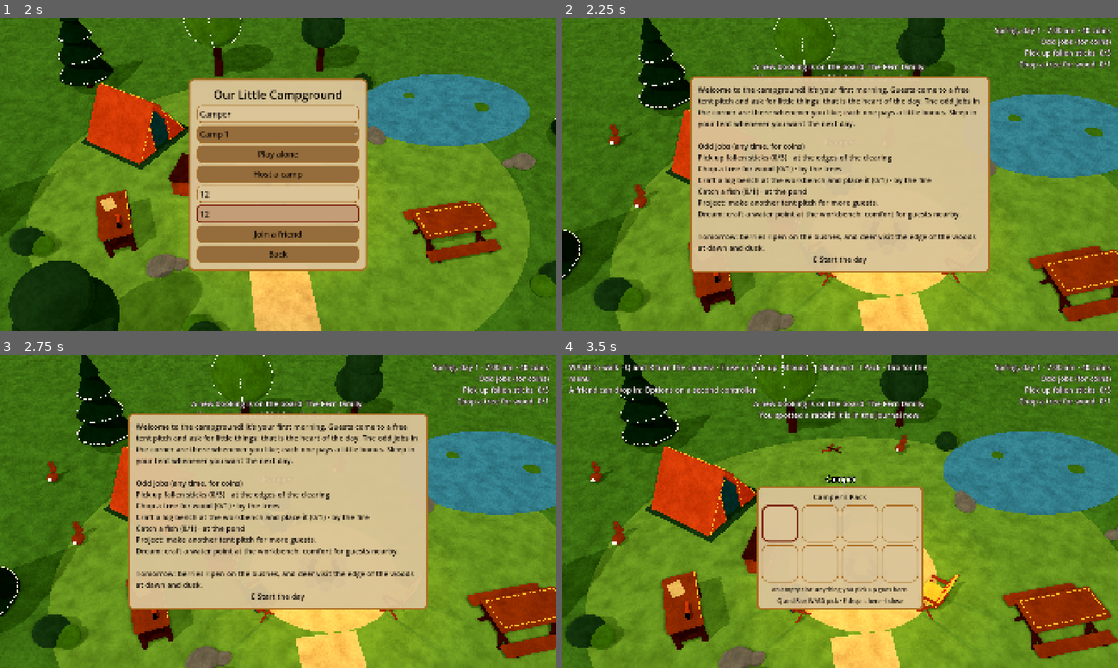
Above: before the commit, frames 1-4 (two rows, left to right).
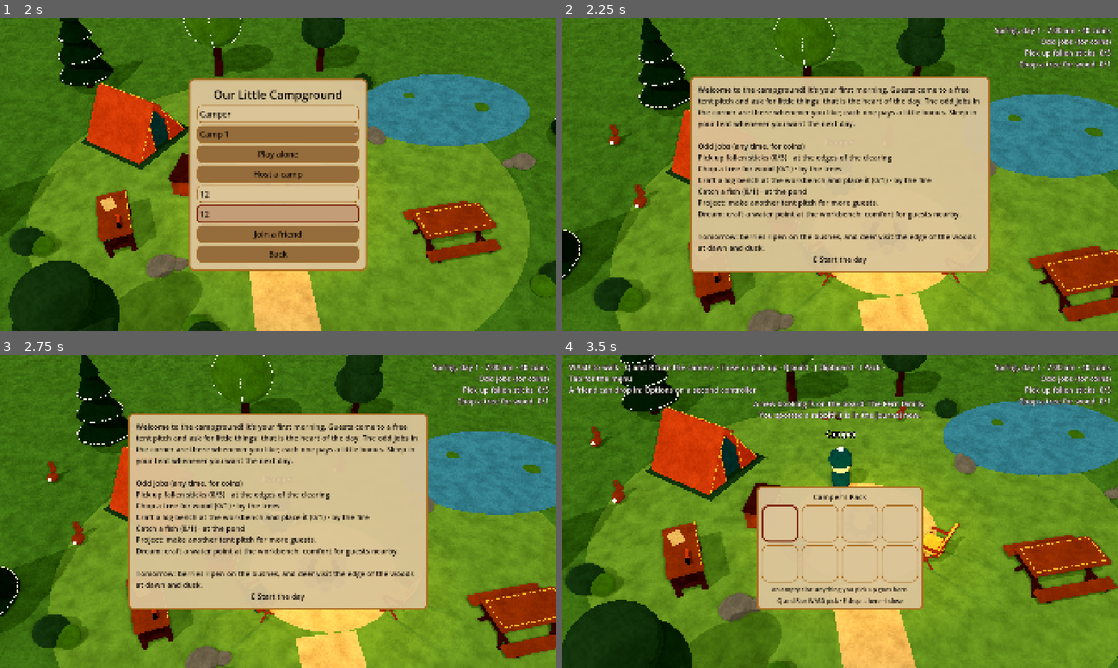
Above: after the commit, the same moments.

Repository: mckevito/Tiny-Game
Game: Godot game, scene res://scenes/camp.tscn
Same seed, same stepped clock (60 frames per second), same inputs: the game is played once before the commit and once after it.
Inputs (mouse positions are in pixels of both pictures, inside the frame that each line leads up to):
- Up to frame 1 (2 s): click "Start game" at 0.5 s; click (278, 193) at 1.27 s; type "12" at 1.35 s; click (278, 215) at 1.5 s; type "12" at 1.58 s
- Up to frame 2 (2.25 s): click "Play alone" at 2 s
- Up to frame 3 (2.75 s): no input
- Up to frame 4 (3.5 s): tap Enter at 2.75 s; move the mouse to (962, 495) at 2.77 s; hold D (move_right) from 2.78 s (still down); hold J (clipboard) from 2.78 s (still down); click (962, 495) at 2.92 s; tap I (pack) at 3.05 s

Frame 1 is identical in both runs. In frame 2, 0.5% of the frame differs, in the area x 34-66%, y 14-19%; in frame 3, 0.4%; in frame 4, 42%, in the area x 0-100%, y 0-100%.

Commit message:
Interface: Playtest fixes for round 1 (Tab closes the menu, panels never cover their camper)
Tab closes the in-camp menu before a focused button takes it, with a test that sends real
key presses. An open clipboard, workbench or Pack slides its player's picture so the camper
stays in view beside it. The F1 fps line moves to the bottom centre; the hint wraps only
between controls; toasts that come with the morning report wait until it is put away.

Co-Authored-By: Claude Opus 5.5 (1M context) <noreply@anthropic.com>

Diff:
--- a/data/tuning.json
+++ b/data/tuning.json
@@ -41,7 +41,11 @@
     "name_height_m": 1.75,
     "name_font_px": 48,
     "name_outline_px": 12,
-    "hand_pos": [0.41, 0.3, -0.04],
+    "hand_pos": [
+      0.41,
+      0.3,
+      -0.04
+    ],
     "tool_scale": 1.3
   },
   "couch": {
@@ -74,7 +78,10 @@
     "guests_max": 3,
     "flash_s": 0.35,
     "flash_alpha": 0.7,
-    "prompt_width_px": 640
+    "prompt_width_px": 640,
+    "keep_clear_px": 60,
+    "keep_clear_height_m": 0.6,
+    "keep_clear_rate": 6.0
   },
   "clipboard": {
     "_about": "The clipboard (scripts/camp/clipboard.gd): tabs in order (text: clipboard.tab.<name>), the panel width, font, gap from the screen edge and from the top, the margin, the edge and the thicker top edge (the clip), the felt swatches, and how often its text refreshes.",
--- a/scenes/camp.tscn
+++ b/scenes/camp.tscn
@@ -109,14 +109,18 @@
 
 [node name="Dev" type="Label" parent="Hud"]
 visible = false
-anchors_preset = 1
-anchor_left = 1.0
-anchor_right = 1.0
-offset_left = -720.0
-offset_top = 64.0
-offset_right = -24.0
-offset_bottom = 100.0
-horizontal_alignment = 2
+anchors_preset = 7
+anchor_left = 0.5
+anchor_top = 1.0
+anchor_right = 0.5
+anchor_bottom = 1.0
+offset_left = -300.0
+offset_top = -60.0
+offset_right = 300.0
+offset_bottom = -24.0
+grow_horizontal = 2
+grow_vertical = 0
+horizontal_alignment = 1
 theme_override_font_sizes/font_size = 24
 theme_override_colors/font_outline_color = Color(0.17, 0.13, 0.1, 1)
 theme_override_constants/outline_size = 8
--- a/scripts/camp/camp.gd
+++ b/scripts/camp/camp.gd
@@ -73,6 +73,8 @@
 ## Round 4: each local player's corner dock, open Pack panels ({panel, pick}), tool in hand (an index into
 ## data/items.json tools.order) and picked build piece.
 var _docks := {}
+## Toasts that came while the morning report was up, shown once it is put away.
+var _held_toasts: Array[String] = []
 var _packs := {}
 var _tools := {}
 var _kinds := {}
@@ -284,6 +286,7 @@
 	for who: String in _busy.keys():
 		_end_busy(who)
 	report.visible = false
+	_held_toasts.clear()
 	for id: String in _building.keys():
 		toggle_build(id)
 	for who: String in _boards.keys():
@@ -429,6 +432,11 @@
 
 
 func _process(delta: float) -> void:
+	if not report.visible and not _held_toasts.is_empty():
+		var held := _held_toasts.duplicate()
+		_held_toasts.clear()
+		for text: String in held:
+			_toast(text)
 	_toast_left -= delta
 	if _toast_left <= 0.0:
 		$Hud/Toast.text = ""
@@ -459,6 +467,7 @@
 	_update_clock()
 	_update_hint()
 	_show_hud()
+	_keep_in_view(delta)
 	if $Hud/Dev.visible:
 		_dev_clock -= delta
 		if _dev_clock <= 0.0:
@@ -523,6 +532,10 @@
 ## A short line at the top of the screen. Lines that come close together stack, newest last (data/tuning.json
 ## hud.toast_lines at most).
 func _toast(text: String) -> void:
+	# A toast under the morning report would never be read: it waits until the report is put away.
+	if report.visible:
+		_held_toasts.append(text)
+		return
 	text = Prompts.fill(text, _pad)
 	if _toast_left > 0.0 and $Hud/Toast.text != "" and $Hud/Toast.text != text:
 		var lines: PackedStringArray = (str($Hud/Toast.text) + "\n" + text).split("\n")
@@ -533,7 +546,11 @@
 
 
 func _update_hint() -> void:
-	var text := Prompts.fill(Tuning.text("prompt.controls"), _pad) if state else ""
+	# Spaces inside each control are non-breaking, so the line only wraps between controls ("Tab for the menu").
+	var parts: PackedStringArray = []
+	for part in (Prompts.fill(Tuning.text("prompt.controls"), _pad) if state else "").split(" · "):
+		parts.append(part.replace(" ", "\u00a0"))
+	var text := " · ".join(parts)
 	if can_drop_in() == "":
 		text += "\n" + Prompts.fill(Tuning.text("prompt.drop_in"), true)
 	$Hud/Hint.text = text
@@ -555,6 +572,11 @@
 ## Sees every controller event before the menus do: a controller player one has not used drops in with the menu
 ## button; any other controller that player one touches becomes theirs.
 func _input(event: InputEvent) -> void:
+	# The menu button closes the in-camp menu before its focused button sees it (Godot's focus moves on Tab).
+	if state != null and menu.visible and menu.page() == "pause" and event.is_action_pressed("menu"):
+		_close_menu()
+		get_viewport().set_input_as_handled()
+		return
 	if not (event is InputEventJoypadButton or event is InputEventJoypadMotion) or event.device == couch_pad:
 		return
 	if event.is_action_pressed("menu") and not _p1_pads.has(event.device) and state != null and not menu.visible:
@@ -1932,6 +1954,46 @@
 	panel.fit(top, get_viewport().get_visible_rect().size.y - gap)
 
 
+## A player's open panel: their Pack, workbench or clipboard, or null.
+func _panel_of(who: String) -> Control:
+	if _packs.has(who):
+		return _packs[who]["panel"]
+	if _bench.has(who):
+		return _bench[who]["panel"]
+	return _boards.get(who)
+
+
+## Keeps each player on this PC in view beside their open panel: when the panel would cover their camper, the camera
+## drawing them slides the picture (sideways toward the middle of the screen, or up, whichever is less) until the
+## camper stands hud.keep_clear_px clear of it, easing at hud.keep_clear_rate (data/tuning.json).
+func _keep_in_view(delta: float) -> void:
+	var view := get_viewport().get_visible_rect()
+	var margin := Tuning.num("tuning", "hud.keep_clear_px", 60.0)
+	var cams: Array[PlayCamera] = [camera, couch.second_camera()]
+	var want: Array[Vector2] = [Vector2.ZERO, Vector2.ZERO]
+	var depth: Array[float] = [camera.distance, camera.distance]
+	for who in local_ids() if state != null else ([] as Array[String]):
+		var panel := _panel_of(who)
+		if panel == null or not panel.is_visible_in_tree() or not campers.has(who):
+			continue
+		var i := 1 if couch.split and who == couch_id else 0
+		var cam := cams[i]
+		var body: Vector3 = campers[who].global_position + Vector3.UP * Tuning.num("tuning", "hud.keep_clear_height_m", 0.6)
+		if cam.is_position_behind(body):
+			continue
+		var at := cam.unproject_position(body) * (view.size.y / cam.get_viewport().get_visible_rect().size.y) - cam.shift_px
+		var r := panel.get_global_rect().grow(margin)
+		if not r.has_point(at):
+			continue
+		var side := r.end.x - at.x if r.get_center().x < view.get_center().x else r.position.x - at.x
+		var up := r.position.y - at.y
+		want[i] = Vector2(side, 0.0) if absf(side) < absf(up) else Vector2(0.0, up)
+		depth[i] = (body - cam.global_position).dot(-cam.global_basis.z)
+	var ease := 1.0 - exp(-Tuning.num("tuning", "hud.keep_clear_rate", 6.0) * delta)
+	for i in cams.size():
+		cams[i].slide(cams[i].shift_px.lerp(want[i], ease), depth[i], view.size.y)
+
+
 ## True while the couch player's clipboard or workbench is open on the right, under the clock: the clock then shows
 ## only its own line (the wishes and odd jobs are on the clipboard's Today page).
 func _right_panel_open() -> bool:
--- a/scripts/camp/play_camera.gd
+++ b/scripts/camp/play_camera.gd
@@ -14,6 +14,8 @@
 var extra_distance := 0.0
 ## The camera whose turn and zoom this one copies (the couch view's second camera), or null.
 var leader: PlayCamera
+## How far the picture slides, in HUD pixels, so its player stands clear of an open panel (Camp._keep_in_view).
+var shift_px := Vector2.ZERO
 var _focus := Vector3.ZERO
 var _faders: Array[MeshInstance3D] = []
 var _fade: Dictionary = {}
@@ -71,6 +73,15 @@
 	_update_fades(delta)
 
 
+## Slides the picture by `px` HUD pixels (y down) for a point `depth` metres in front, on a HUD `view_h` pixels tall,
+## with the lens offsets, so the camera's place and turn stay as they are.
+func slide(px: Vector2, depth: float, view_h: float) -> void:
+	shift_px = px
+	var per_px := 2.0 * depth * tan(deg_to_rad(fov) * 0.5) / maxf(view_h, 1.0)
+	h_offset = -px.x * per_px
+	v_offset = px.y * per_px
+
+
 ## Puts the camera at its pitch, yaw and distance from the focus point.
 func _place() -> void:
 	var pitch := deg_to_rad(_num("pitch_deg", 42.0))
--- a/tests/test_hud.gd
+++ b/tests/test_hud.gd
@@ -93,13 +93,15 @@
 		camp.toggle_build(who)
 	for i in 4:
 		camp._toast(Tuning.text("toast.crafted") % ["Hana", Tuning.text("build.lantern_post")])
+	# The F1 fps line too (playtest: it sat over the clock).
+	camp.get_node("Hud/Dev").visible = true
 	return camp
 
 
 ## Every visible HUD piece of the couch camp, with what belongs to whom: [[piece, owner id or ""], ...].
 func _pieces(camp: Node) -> Array:
 	var out: Array = []
-	for path in ["Hud/Clock", "Hud/Hint", "Hud/Toast", "Hud/Prompt"]:
+	for path in ["Hud/Clock", "Hud/Hint", "Hud/Toast", "Hud/Prompt", "Hud/Dev"]:
 		out.append([camp.get_node(path), ""])
 	for who: String in camp._docks:
 		out.append([camp._docks[who], who])
@@ -153,6 +155,25 @@
 	return "" if why == "" else what + ": " + why
 
 
+## Playtest: an open panel covered its own player's camper. "" when each player with an open panel stands clear of it
+## once their view has slid (a long step lets the easing finish).
+func _campers_clear(camp: Node, what: String) -> String:
+	camp._keep_in_view(10.0)
+	camp._keep_in_view(10.0)
+	var view: Rect2 = camp.get_viewport().get_visible_rect()
+	for who: String in camp.local_ids():
+		var panel: Control = camp._panel_of(who)
+		if panel == null or not panel.is_visible_in_tree():
+			continue
+		var cam: PlayCamera = camp.couch.second_camera() if camp.couch.split and who == camp.couch_id else camp.camera
+		var body: Vector3 = camp.campers[who].global_position + Vector3.UP * Tuning.num("tuning", "hud.keep_clear_height_m")
+		var at := cam.unproject_position(body) * (view.size.y / cam.get_viewport().get_visible_rect().size.y)
+		if panel.get_global_rect().has_point(at) or not view.has_point(at):
+			return "%s: %s's camper at %s should be in view and clear of their %s %s" % [what, who, at, panel.name,
+					panel.get_global_rect()]
+	return ""
+
+
 func test_couch_split_screen_hud_never_overlaps() -> String:
 	var was := _tree().root.size
 	var camp := _full_couch()
@@ -168,6 +189,8 @@
 		camp.toggle_clipboard(p1)
 		camp.toggle_clipboard(p2)
 		why = await _couch_fits(camp, "two clipboards")
+	if why == "":
+		why = _campers_clear(camp, "two clipboards")
 	for tab in Clipboard.tabs().size() if why == "" else 0:
 		camp._boards[p1].flip(1)
 		camp._boards[p2].flip(1)
@@ -179,6 +202,8 @@
 		camp.open_pack(p1)
 		camp.open_pack(p2)
 		why = await _couch_fits(camp, "two Packs")
+	if why == "":
+		why = _campers_clear(camp, "two Packs")
 	if why == "":
 		camp.close_pack(p2)
 		camp.toggle_clipboard(p2)
@@ -205,7 +230,7 @@
 		camp._refresh_boards()
 		for tab in Clipboard.tabs().size():
 			why = await _couch_fits(camp, "two clipboards at the biggest interface size on tab " + camp._boards[p1].tab_name(),
-					[["Toast", "Clipboard"], ["Prompt", "Clipboard"], ["Toast", "Prompt"]])
+					[["Toast", "Clipboard"], ["Prompt", "Clipboard"], ["Toast", "Prompt"], ["Dev", "Clipboard"]])
 			if why != "":
 				break
 			camp._boards[p1].flip(1)
@@ -240,9 +265,63 @@
 	if why == "":
 		camp.state.pack.add("p_host", "sapling", 2)
 		camp.open_pack("p_host")
+		await _frames(2)
+		why = _campers_clear(camp, "the Pack alone")
 		var tag: String = camp._packs["p_host"]["panel"].tag_text()
 		if not (tag.to_lower().contains(Tuning.text("items.sapling")) and tag.contains(Tuning.text("pack.about.plant"))):
 			why = "the Pack's name tag should name the picked sapling and say what it is for, got " + tag
 		camp.close_pack("p_host")
 	await _done()
 	return why
+
+
+## Playtest: Tab opened the in-camp menu, but once a menu button had focus Godot's focus keys took the next Tab and the
+## menu stayed open. Real key presses through the viewport (the GUI sees them first), not a direct call.
+func test_the_menu_key_closes_the_menu_it_opened() -> String:
+	_fresh()
+	var camp := _camp("TabSide", "p_host", "Hana")
+	camp.start_solo(1)
+	await _frames(2)
+	var why := ""
+	for want: bool in [true, false, true, false]:
+		for pressed: bool in [true, false]:
+			var ev := InputEventKey.new()
+			ev.keycode = KEY_TAB
+			ev.physical_keycode = KEY_TAB
+			ev.pressed = pressed
+			Input.parse_input_event(ev)
+			await _frames(2)
+		if camp.menu.visible != want:
+			why = "Tab should %s the menu" % ("open" if want else "close")
+			break
+		if want and camp.get_viewport().gui_get_focus_owner() == null:
+			why = "the open menu should have a button in focus (that is what took Tab)"
+			break
+	await _done()
+	return why
+
+
+## Playtest: the hint wrapped inside a control ("Tab for the / menu"), and a toast that came with the morning report
+## drew under it and was never read.
+func test_the_hint_wraps_between_controls_and_toasts_wait_for_the_report() -> String:
+	_fresh()
+	var camp := _camp("WrapSide", "p_host", "Hana")
+	camp.start_solo(1)
+	await _frames(2)
+	var why := ""
+	var hint: String = camp.get_node("Hud/Hint").text.get_slice("\n", 0)
+	for part in hint.split(" · "):
+		if part.contains(" "):
+			why = "the hint should only break between controls, but %s can break inside" % part
+	if why == "":
+		camp._welcome_report()
+		camp._toast(Tuning.text("toast.dropped_in") % "Clover")
+		await _frames(1)
+		if not camp.report.visible or camp.get_node("Hud/Toast").text.contains("Clover"):
+			why = "a toast should wait while the morning report is up"
+		camp.report.visible = false
+		await _frames(2)
+		if why == "" and not camp.get_node("Hud/Toast").text.contains("Clover"):
+			why = "the toast should show once the report is put away, got " + camp.get_node("Hud/Toast").text
+	await _done()
+	return why
Not shown, changed: docs/STATUS.md
Not shown, changed: handoff/interface/HANDOFF.md
Not shown, changed: handoff/interface/LESSONS.md
